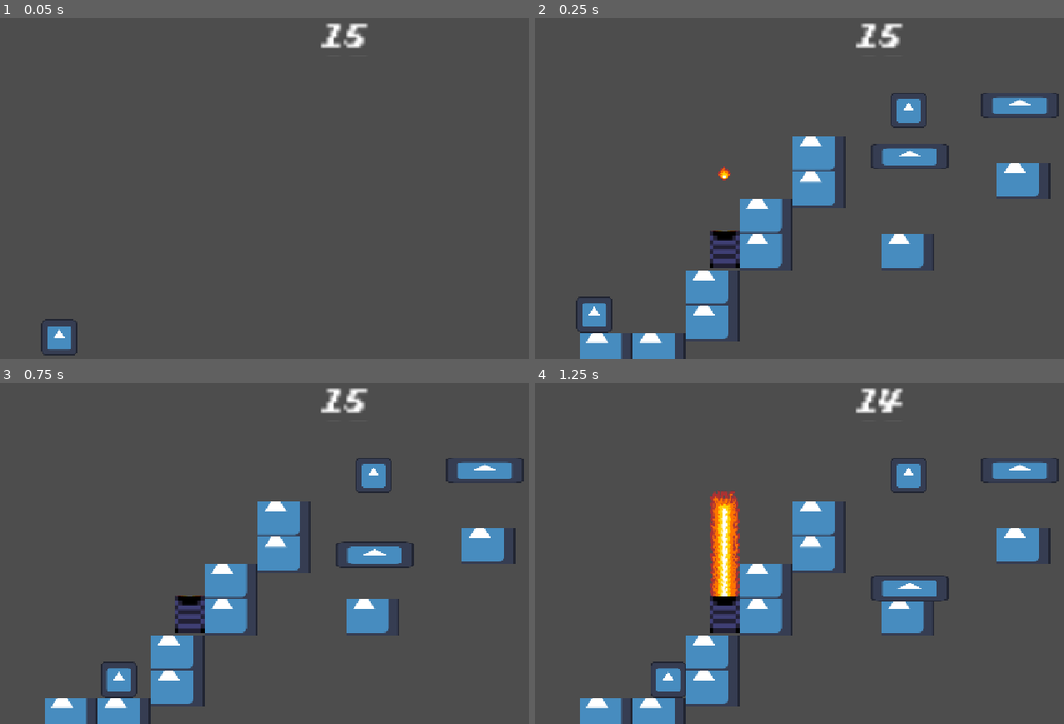
Above: before the commit, frames 1-4 (two rows, left to right).
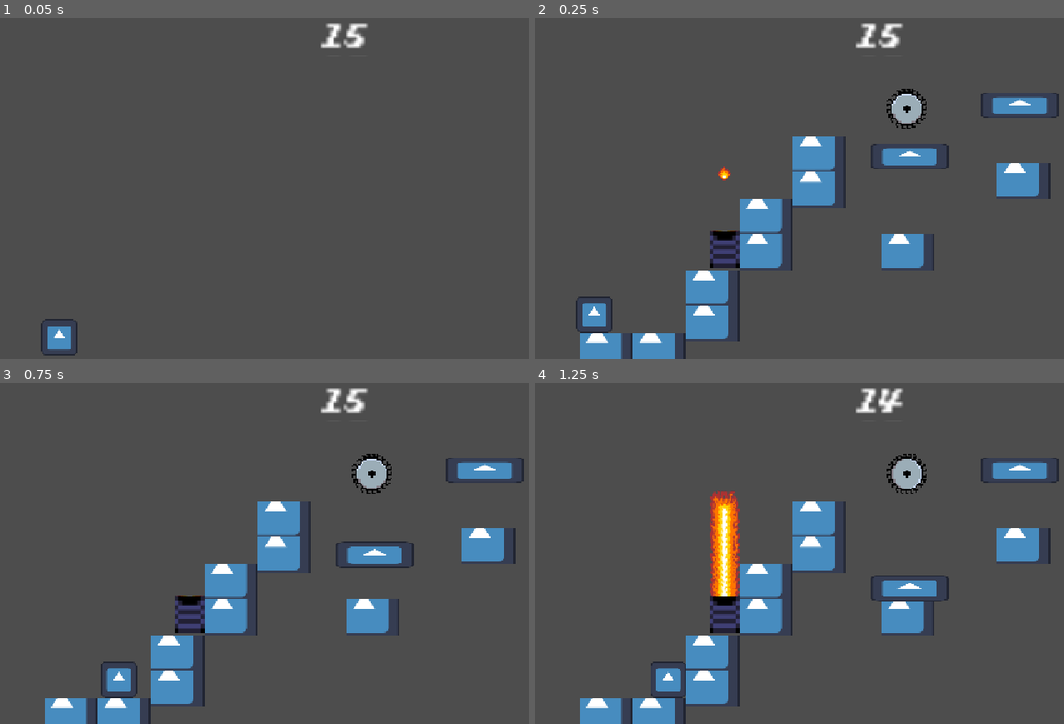
Above: after the commit, the same moments.

Repository: Gamnraa/GMTK2026
Game: Godot game, scene res://MainScene.tscn
Two runs of this game, one before a commit and one after it. Both use one fixed random seed, a clock stepped at 60 frames per second and the inputs below. The engine's default icon, where the game draws it, is replaced by a stand-in: a white triangle on a blue panel in a dark square.
Inputs:
- Up to frame 1 (0.05 s): no input
- Up to frame 2 (0.25 s): no input
- Up to frame 3 (0.75 s): tap Enter (ui_accept) at 0.5 s; hold D (right) from 0.53 s (still down); hold S (ground_pound) from 0.53 s (still down)
- Up to frame 4 (1.25 s): keep holding D (right); keep holding S (ground_pound); tap Space (jump) at 0.77 s

Frame 1 is identical in both runs. In frame 2, 0.6% of the frame differs, in the area x 66-75%, y 20-33%; in frame 3, 0.6%; in frame 4, 0.6%.

Commit message:
Blade sprites impl

Diff:
--- a/gmtk-2026/Nodes/Blade.tscn
+++ b/gmtk-2026/Nodes/Blade.tscn
@@ -1,7 +1,29 @@
 [gd_scene format=3 uid="uid://dqeiohc7k0nmv"]
 
 [ext_resource type="Script" uid="uid://b1qhyags6n1cd" path="res://Scripts/Trap.gd" id="1_4oi8s"]
-[ext_resource type="Texture2D" uid="uid://dhcwybhoxgwhe" path="res://icon.svg" id="2_tc0xy"]
+[ext_resource type="Texture2D" uid="uid://bmxq1oerkampr" path="res://Assets/spritesheet-blocks.png" id="2_4oi8s"]
+
+[sub_resource type="AtlasTexture" id="AtlasTexture_4oi8s"]
+atlas = ExtResource("2_4oi8s")
+region = Rect2(160, 128, 31, 31)
+
+[sub_resource type="AtlasTexture" id="AtlasTexture_tc0xy"]
+atlas = ExtResource("2_4oi8s")
+region = Rect2(160, 160, 31, 31)
+
+[sub_resource type="SpriteFrames" id="SpriteFrames_e4b20"]
+animations = [{
+"frames": [{
+"duration": 1.0,
+"texture": SubResource("AtlasTexture_4oi8s")
+}, {
+"duration": 1.0,
+"texture": SubResource("AtlasTexture_tc0xy")
+}],
+"loop": 1,
+"name": &"Spinten",
+"speed": 5.0
+}]
 
 [sub_resource type="CircleShape2D" id="CircleShape2D_0lhij"]
 radius = 36.124783
@@ -12,18 +34,25 @@
 [node name="Blade" type="StaticBody2D" unique_id=1021255079]
 script = ExtResource("1_4oi8s")
 
-[node name="Sprite2D" type="Sprite2D" parent="." unique_id=1426067027]
-scale = Vector2(0.5, 0.5)
-texture = ExtResource("2_tc0xy")
+[node name="Sprite2D" type="AnimatedSprite2D" parent="." unique_id=17246371]
+texture_filter = 1
+position = Vector2(-5, -4)
+scale = Vector2(3, 3)
+sprite_frames = SubResource("SpriteFrames_e4b20")
+animation = &"Spinten"
+frame_progress = 0.7902658
+speed_scale = 5.0
 
 [node name="Area2D" type="Area2D" parent="." unique_id=759731956]
 scale = Vector2(0.5, 0.5)
 
 [node name="CollisionShape2D" type="CollisionShape2D" parent="Area2D" unique_id=1364390190]
+visible = false
 scale = Vector2(2, 2)
 shape = SubResource("CircleShape2D_0lhij")
 
 [node name="CollisionShape2D" type="CollisionShape2D" parent="." unique_id=160250957]
+visible = false
 shape = SubResource("CircleShape2D_ydt5b")
 
 [connection signal="body_entered" from="Area2D" to="." method="_on_area_2d_body_entered"]
--- a/gmtk-2026/Scripts/Trap.gd
+++ b/gmtk-2026/Scripts/Trap.gd
@@ -2,6 +2,9 @@
 @export var speed = 20
 @export var path = PathFollow2D
 
+
+func _ready():
+	$Sprite2D.play("Spinten")
 
 # Called every frame. 'delta' is the elapsed time since the previous frame.
 func _process(delta: float) -> void:
